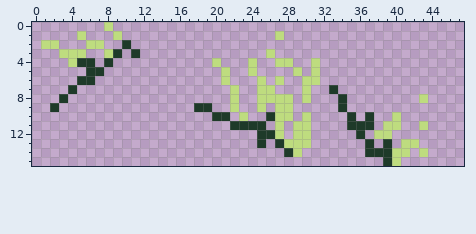
Two versions of one pixel-art sprite, game/assets/weapons/stick/sprite_swing.png. The picture above was drawn from the file before the commit.
The file is 48x16 pixels.
The same view after the edit:
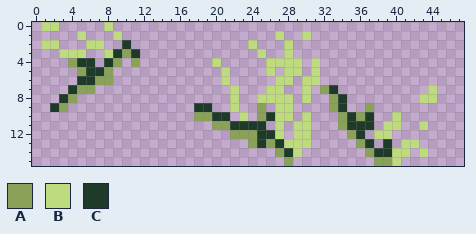
Palette (. is transparent): A #89a257  B #bedc7f  C #1e3a29
Changes in this commit:
Changed rows in their new state; - is an unchanged pixel.
first column x 1:
 0 BB------------------------------------------
 1 -----------------------------B--------------
 2 -----------------------B---B----------------
 3 ---------A--------------B.-B----------------
 4 ---A----A-A------------.-B--B---------------
 5 ----A--A---------------.-B-B----------------
 6 ------AA----------------.--B----------------
 7 ----AA------------------.-B----A-----------B
 8 ---A----------------------------A----------B
 9 --A---------------------A-------A---A-------
10 -----------------AA-----A--------A-A--------
11 -------------------AA------------A----------
12 ---------------------AAA----------A---------
13 -----------------------A-A---------A--------
14 --------------------------A---------A-------
15 ---------------------------A---------AA-----
Pixel boxes of the changes (left, top, right, bottom) in both pictures:
changed: (41, 22, 140, 112)
changed: (194, 31, 392, 166)
added: (428, 85, 437, 103)
